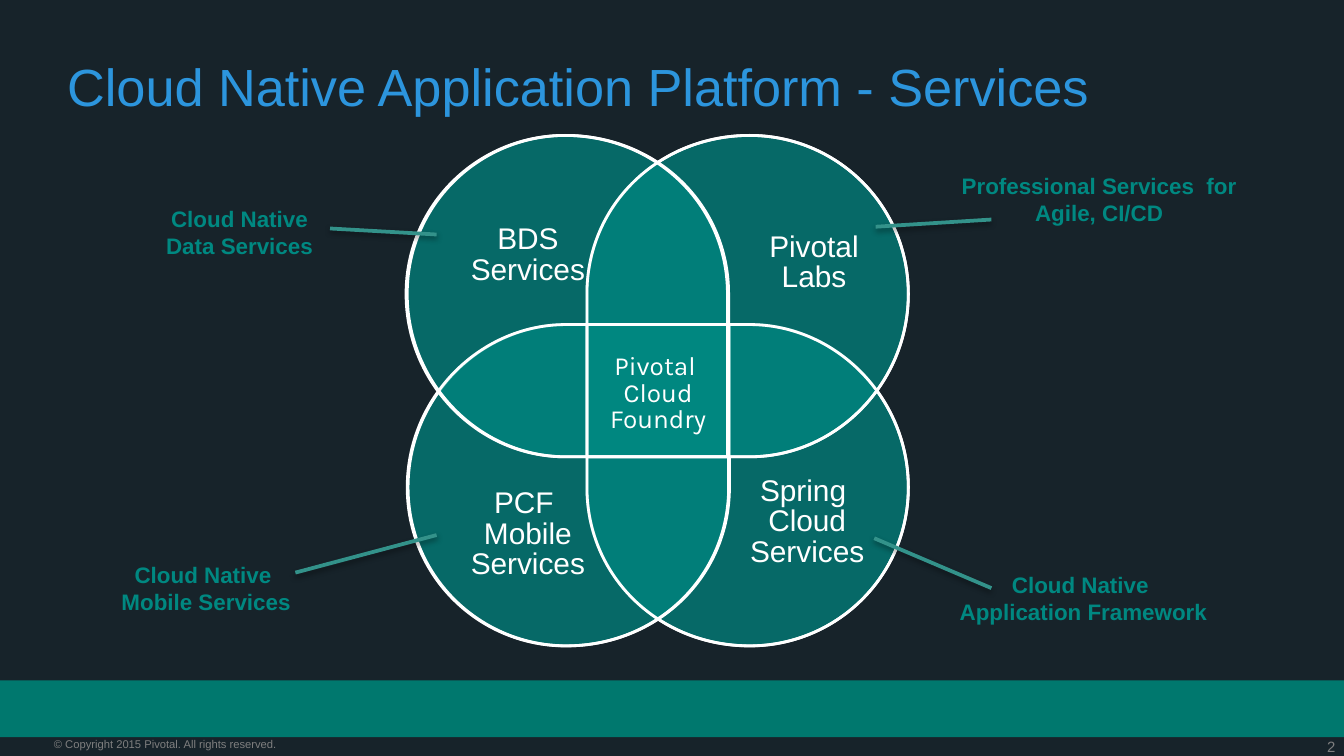
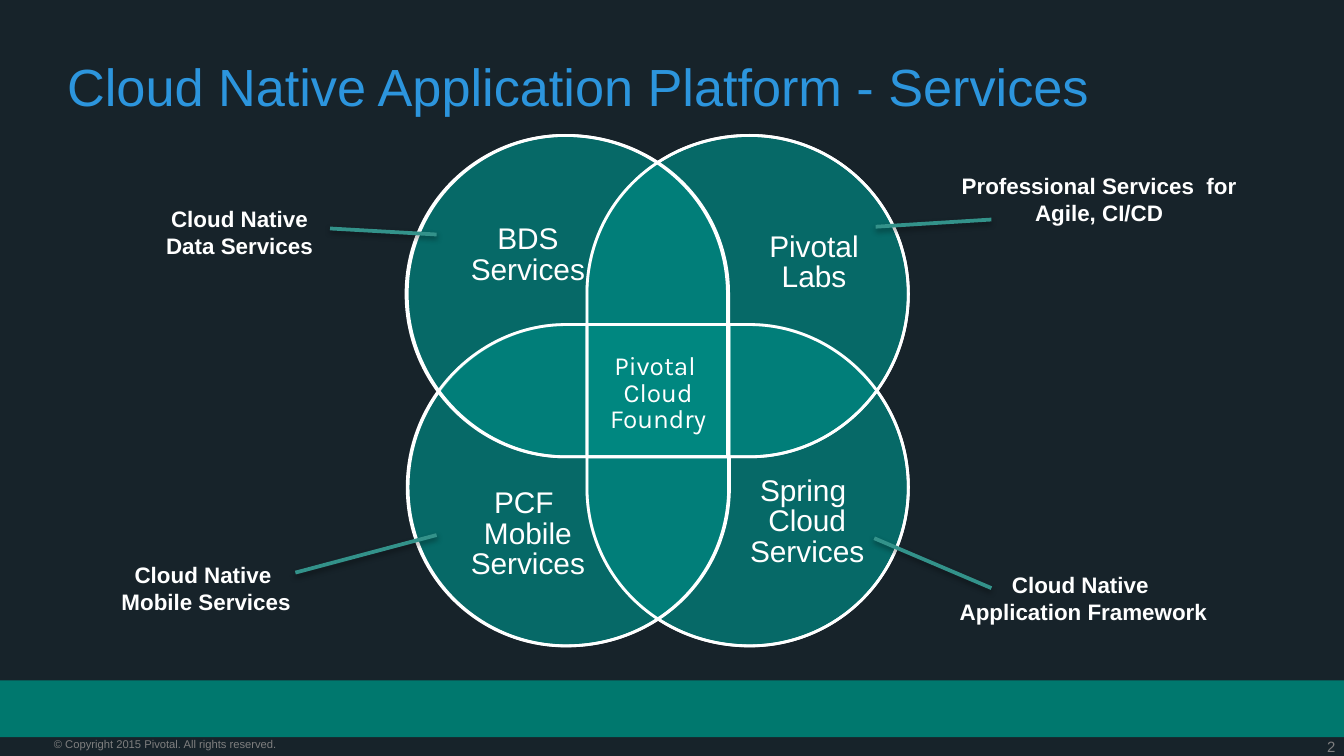
Before and after one commit to vmware-archive/PCF-Workshop-101, a slide deck: slide 2 of presentations/Session_4_Services_Overview.pptx. Drawn at 1344x756 pixels with LibreOffice and Linux fonts; fonts in the diff are those of the drawing; background and template pictures are left out. Boxes give left, top, right and bottom in pixels: in the first picture for what was removed or moved away, otherwise in the second. Text is boxed around its words. In the diff, an @@ line names an element or a change of style, - is before the commit and + after.

```diff
--- a/presentations/Session_4_Services_Overview.pptx
+++ b/presentations/Session_4_Services_Overview.pptx
@@ text colour #008881 to #FFFFFF in 4 elements at (121, 566, 290, 611), (960, 576, 1207, 625), (962, 177, 1236, 226), (166, 210, 313, 255) @@
```
Also in this commit, not shown: 7 other slides changed.
